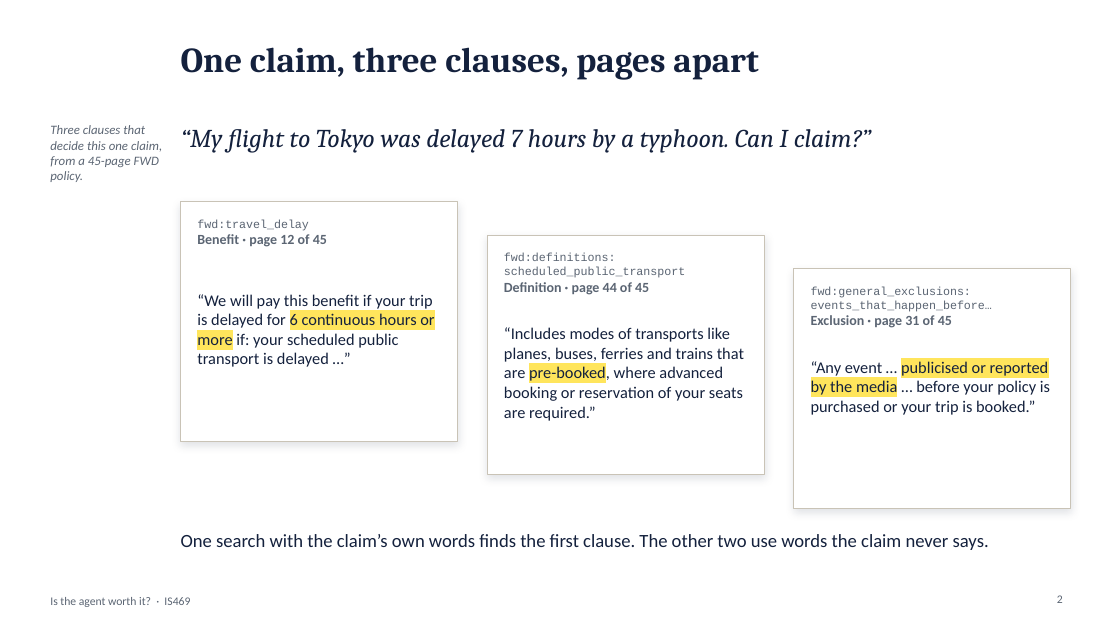
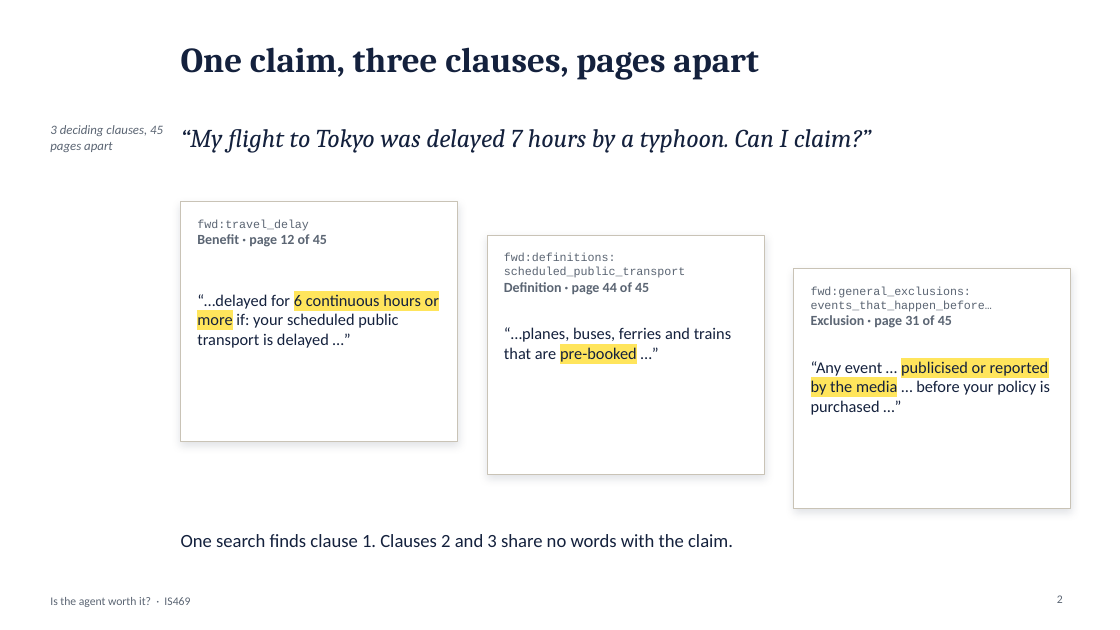
Before and after one commit to yezhan58-oss/insurance_policy_checker-rag, a slide deck: slide 2 of docs/IS469_presentation.pptx. Drawn at 1120x630 pixels with LibreOffice and Linux fonts; fonts in the diff are those of the drawing. Boxes give left, top, right and bottom in pixels: in the first picture for what was removed or moved away, otherwise in the second. Text is boxed around its words. In the diff, an @@ line names an element or a change of style, - is before the commit and + after.

Commit message:
Slides: fewer words per slide, short cue phrases; presentation date filled in

```diff
--- a/docs/IS469_presentation.pptx
+++ b/docs/IS469_presentation.pptx
@@ text at [50,125,163,152]: text changed @@
-Three clauses that decide this one claim, from a 45-page FWD policy.
+3 deciding clauses, 45 pages apart
@@ text at [197,294,439,348]: text changed @@
-“We will pay this benefit if your trip is delayed for 6 continuous hours or more if: your scheduled public transport is delayed …”
+“…delayed for 6 continuous hours or more if: your scheduled public transport is delayed …”
@@ text at [504,327,731,362]: text changed @@
-“Includes modes of transports like planes, buses, ferries and trains that are pre-booked, where advanced booking or reservation of your seats are required.”
+“…planes, buses, ferries and trains that are pre-booked …”
@@ text at [811,361,1050,415]: text changed @@
-“Any event … publicised or reported by the media … before your policy is purchased or your trip is booked.”
+“Any event … publicised or reported by the media … before your policy is purchased …”
@@ text at [181,534,733,547]: text changed @@
-One search with the claim’s own words finds the first clause. The other two use words the claim never says.
+One search finds clause 1. Clauses 2 and 3 share no words with the claim.
```
Also in this commit, not shown: 10 other slides changed.
